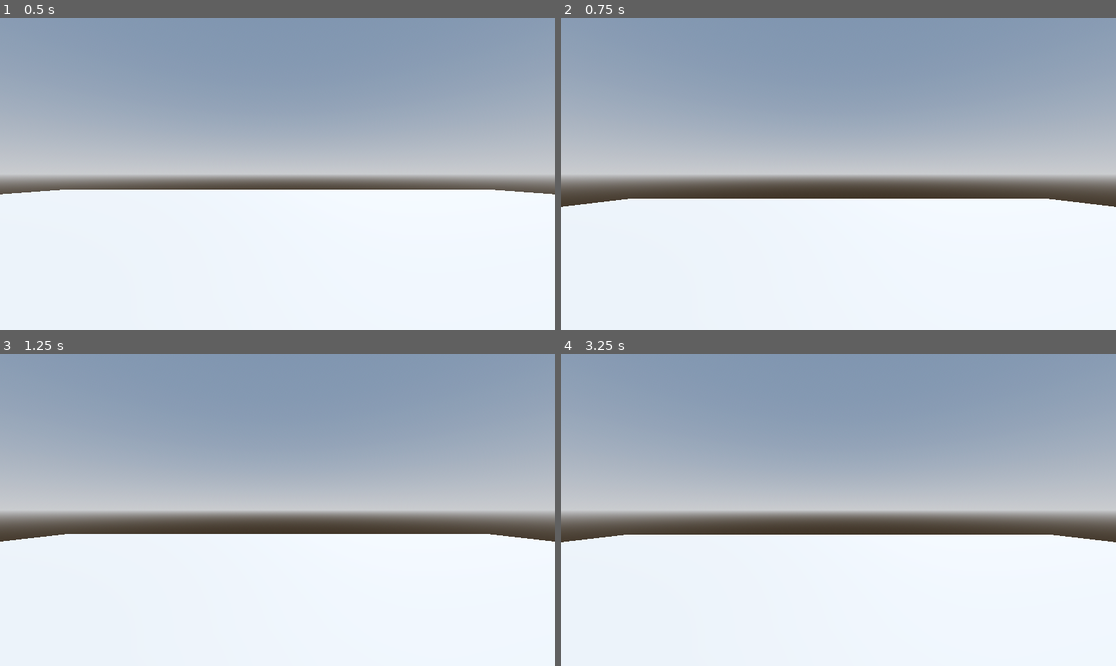
Above: before the commit, frames 1-4 (two rows, left to right).
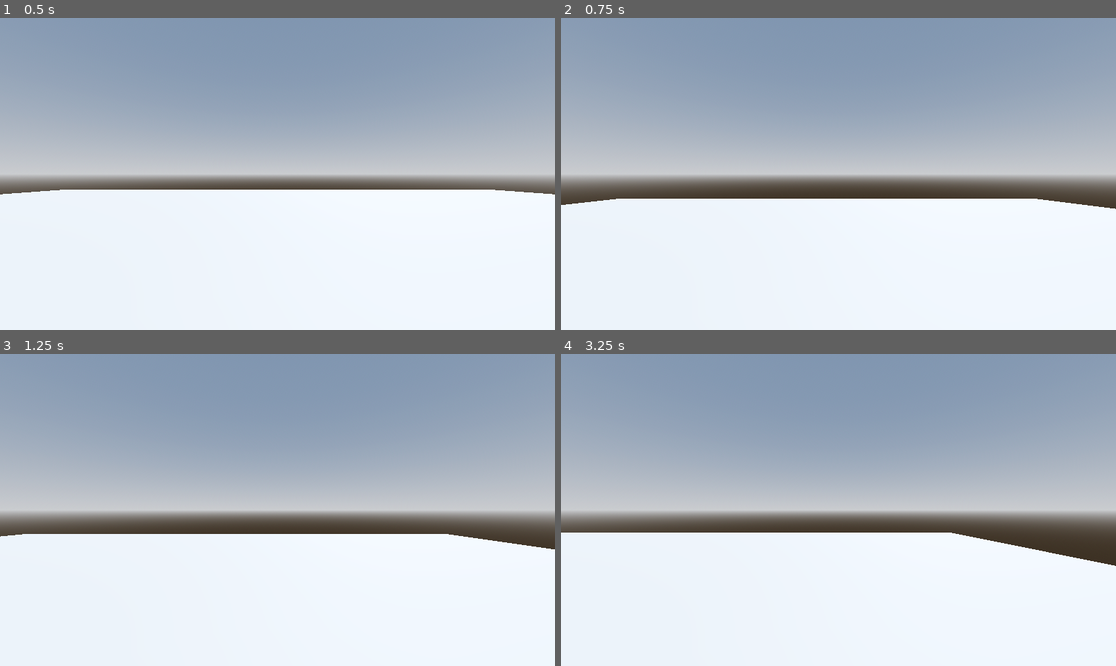
Above: after the commit, the same moments.

Repository: LeoGD-exe/BadGameIdeasGameJam
Game: Godot game, scene res://main.tscn
Two runs of this game, one before a commit and one after it. Both use one fixed random seed, a clock stepped at 60 frames per second and the inputs below.
Inputs (mouse positions are in pixels of both pictures, inside the frame that each line leads up to):
- Up to frame 1 (0.5 s): no input
- Up to frame 2 (0.75 s): tap Enter (ui_accept) at 0.5 s; move the mouse to (960, 158) at 0.52 s; hold D (ui_right, bound only after the commit) from 0.53 s (still down)
- Up to frame 3 (1.25 s): keep holding D (ui_right, bound only after the commit); tap Enter (ui_accept) at 0.77 s
- Up to frame 4 (3.25 s): move the mouse to (727, 525) at 1.27 s; release D (ui_right, bound only after the commit) at 1.28 s; hold S (ui_down, bound only after the commit) 1.28-2.03 s; tap Enter (ui_accept) at 1.52, 3.02 s; move the mouse to (894, 441) at 2.02 s; hold D (ui_right, bound only after the commit) 2.03-2.78 s; move the mouse to (810, 572) at 2.77 s; hold W (ui_up, bound only after the commit) from 2.78 s (still down)

Frame 1 is identical in both runs. In frame 2, 0.1% of the frame differs, in the area x 0-100%, y 57-62%; in frame 3, 0.5%; in frame 4, 1.9%, in the area x 0-100%, y 57-68%.

Commit message:
Making the character move and Trying to make the camera Move with mouse

Diff:
--- /dev/null
+++ b/camera_3d.gd
@@ -0,0 +1,11 @@
+extends Camera3D
+
+
+# Called when the node enters the scene tree for the first time.
+func _ready() -> void:
+	pass # Replace with function body.
+
+
+# Called every frame. 'delta' is the elapsed time since the previous frame.
+func _process(delta: float) -> void:
+	pass
--- a/character_body_3d.gd
+++ b/character_body_3d.gd
@@ -26,3 +26,12 @@
 		velocity.z = move_toward(velocity.z, 0, SPEED)
 
 	move_and_slide()
+
+func find_camera(NodePath) -> Camera3D:
+	var Camera = get_child(2).Camera3D
+
+	if find_camera(InputEventAction):
+		find_camera(mouse_entered)
+
+
+	return
--- a/project.godot
+++ b/project.godot
@@ -15,6 +15,37 @@
 config/features=PackedStringArray("4.6", "Forward Plus")
 config/icon="res://icon.svg"
 
+[input]
+
+ui_left={
+"deadzone": 0.5,
+"events": [Object(InputEventKey,"resource_local_to_scene":false,"resource_name":"","device":-1,"window_id":0,"alt_pressed":false,"shift_pressed":false,"ctrl_pressed":false,"meta_pressed":false,"pressed":false,"keycode":65,"physical_keycode":0,"key_label":0,"unicode":97,"location":0,"echo":false,"script":null)
+, Object(InputEventJoypadButton,"resource_local_to_scene":false,"resource_name":"","device":-1,"button_index":13,"pressure":0.0,"pressed":false,"script":null)
+, Object(InputEventJoypadMotion,"resource_local_to_scene":false,"resource_name":"","device":-1,"axis":0,"axis_value":-1.0,"script":null)
+]
+}
+ui_right={
+"deadzone": 0.5,
+"events": [Object(InputEventKey,"resource_local_to_scene":false,"resource_name":"","device":-1,"window_id":0,"alt_pressed":false,"shift_pressed":false,"ctrl_pressed":false,"meta_pressed":false,"pressed":false,"keycode":68,"physical_keycode":0,"key_label":0,"unicode":100,"location":0,"echo":false,"script":null)
+, Object(InputEventJoypadButton,"resource_local_to_scene":false,"resource_name":"","device":-1,"button_index":14,"pressure":0.0,"pressed":false,"script":null)
+, Object(InputEventJoypadMotion,"resource_local_to_scene":false,"resource_name":"","device":-1,"axis":0,"axis_value":1.0,"script":null)
+]
+}
+ui_up={
+"deadzone": 0.5,
+"events": [Object(InputEventKey,"resource_local_to_scene":false,"resource_name":"","device":-1,"window_id":0,"alt_pressed":false,"shift_pressed":false,"ctrl_pressed":false,"meta_pressed":false,"pressed":false,"keycode":87,"physical_keycode":0,"key_label":0,"unicode":119,"location":0,"echo":false,"script":null)
+, Object(InputEventJoypadButton,"resource_local_to_scene":false,"resource_name":"","device":-1,"button_index":11,"pressure":0.0,"pressed":false,"script":null)
+, Object(InputEventJoypadMotion,"resource_local_to_scene":false,"resource_name":"","device":-1,"axis":1,"axis_value":-1.0,"script":null)
+]
+}
+ui_down={
+"deadzone": 0.5,
+"events": [Object(InputEventKey,"resource_local_to_scene":false,"resource_name":"","device":-1,"window_id":0,"alt_pressed":false,"shift_pressed":false,"ctrl_pressed":false,"meta_pressed":false,"pressed":false,"keycode":83,"physical_keycode":0,"key_label":0,"unicode":115,"location":0,"echo":false,"script":null)
+, Object(InputEventJoypadButton,"resource_local_to_scene":false,"resource_name":"","device":-1,"button_index":12,"pressure":0.0,"pressed":false,"script":null)
+, Object(InputEventJoypadMotion,"resource_local_to_scene":false,"resource_name":"","device":-1,"axis":1,"axis_value":1.0,"script":null)
+]
+}
+
 [physics]
 
 3d/physics_engine="Jolt Physics"
Not shown, added: camera_3d.gd.uid
